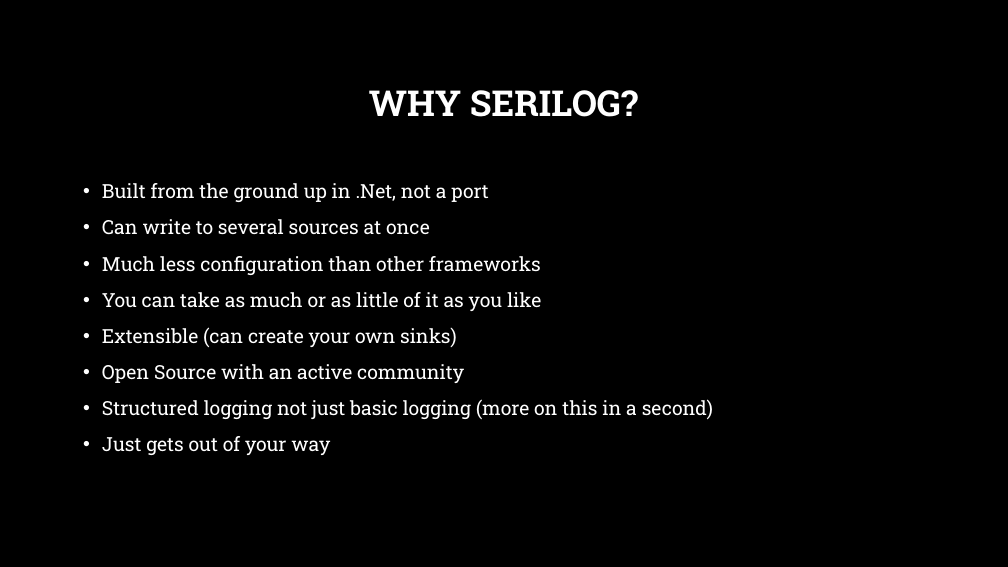
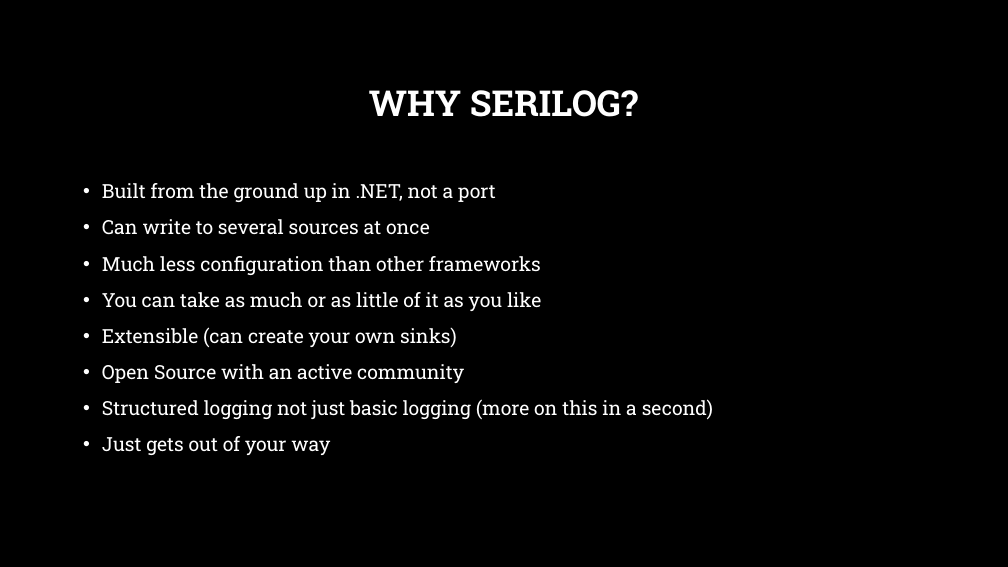
Before and after one commit to korz/SerilogLoggingAllGrownUp, a slide deck: slide 5 of SerilogLoggingAllGrownUp.pptx. Drawn at 1008x567 pixels with LibreOffice and Linux fonts; fonts in the diff are those of the drawing; background and template pictures are left out. Boxes give left, top, right and bottom in pixels: in the first picture for what was removed or moved away, otherwise in the second. Text is boxed around its words. In the diff, an @@ line names an element or a change of style, - is before the commit and + after.

```diff
--- a/SerilogLoggingAllGrownUp.pptx
+++ b/SerilogLoggingAllGrownUp.pptx
@@ text at box(102, 183, 496, 202): text changed @@
-• Built from the ground up in .Net, not a port
+• Built from the ground up in .NET, not a port
```
Also in this commit, not shown: 2 other slides changed, 2 slides added, 1 slide removed, 19 other files.
